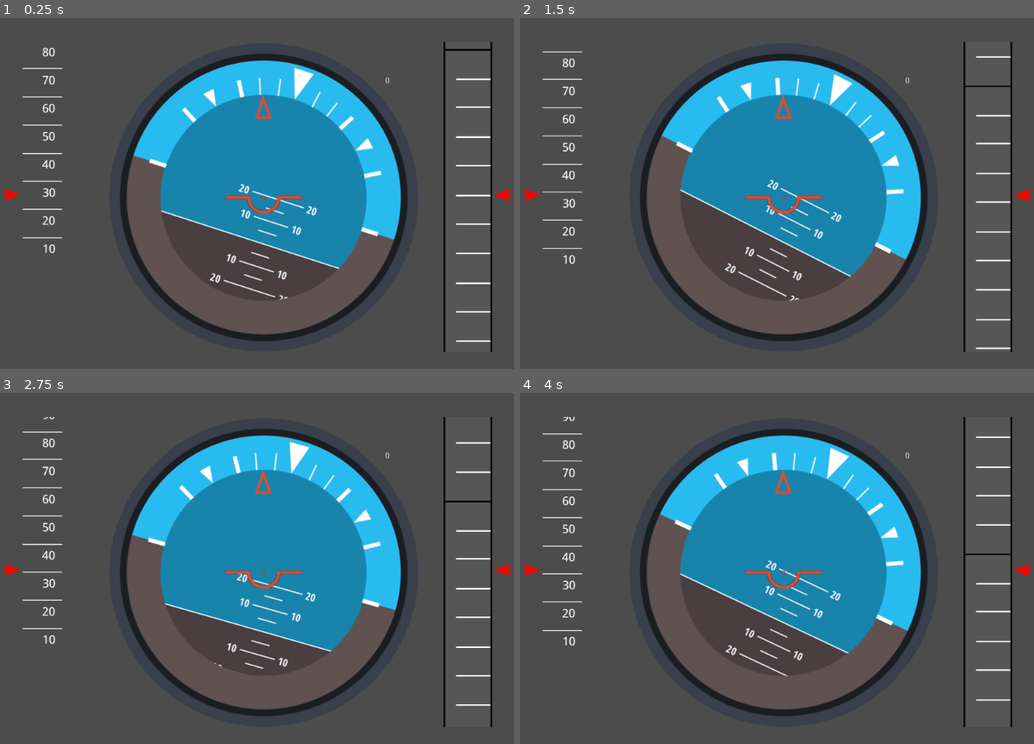
Above: before the commit, frames 1-4 (two rows, left to right).
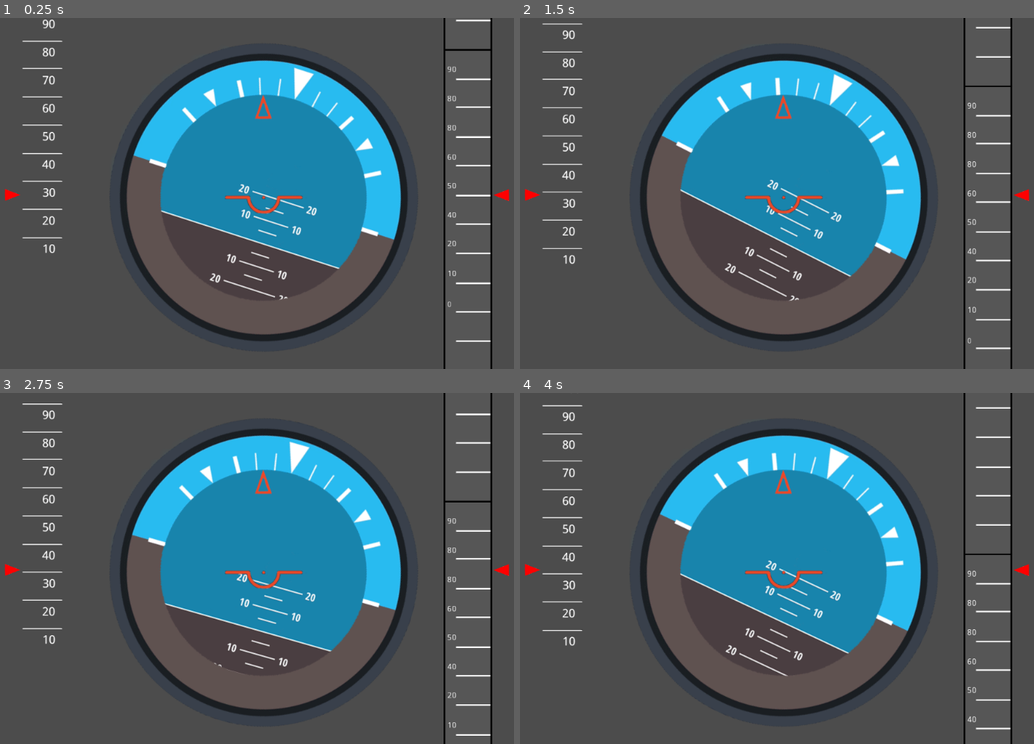
Above: after the commit, the same moments.

Repository: AeroTec-ATLAS/UAV-ART
Game: Godot game, scene res://Scenes/ArtificialHorizon.tscn
Two runs of this game, one before a commit and one after it. Both use one fixed random seed, a clock stepped at 60 frames per second and the inputs below. The project has no main scene, so this scene is started directly.
Inputs:
- Up to frame 1 (0.25 s): no input
- Up to frame 2 (1.5 s): tap Enter (ui_accept) at 0.5, 0.77 s
- Up to frame 3 (2.75 s): tap Enter (ui_accept) at 1.52 s
- Up to frame 4 (4 s): tap Enter (ui_accept) at 3.02, 3.77 s

The runs differ from the first frame. In frame 1, 0.3% of the frame differs, in the area x 4-96%, y 0-100%; in frame 2, 0.4%; in frame 3, 0.4%; in frame 4, 0.3%.

Commit message:
Development of the numbers appearing autonomously

Diff:
--- a/ground_station/Groundstation_UI/Scenes/AltText1.gd
+++ /dev/null
@@ -1,17 +0,0 @@
-extends RichTextLabel
-#var pinit
-
-func _ready():
-	pass # Replace with function body.
-
-
-#func _on_Sprite_Leitura(array2):
-	#var dialog = array2[9]
-	#set_visible_characters(4)
-	#set_bbcode(dialog)
-
-
-func _on_Altitude_AltIni(pinit):
-	var dialog = str(pinit * 10)
-	set_visible_characters(4)
-	set_bbcode(dialog)
--- a/ground_station/Groundstation_UI/Scenes/ArtificialHorizon.tscn
+++ b/ground_station/Groundstation_UI/Scenes/ArtificialHorizon.tscn
@@ -20,8 +20,22 @@
 [ext_resource path="res://Images/BarraGr.png" type="Texture" id=18]
 [ext_resource path="res://Scenes/SpawnerBarra.tscn" type="PackedScene" id=19]
 [ext_resource path="res://Scripts/BarraSpawnada.gd" type="Script" id=20]
-[ext_resource path="res://Scenes/AltText1.gd" type="Script" id=21]
-[ext_resource path="res://Scenes/InitialAlt.gd" type="Script" id=22]
+[ext_resource path="res://Scripts/AltText1.gd" type="Script" id=21]
+[ext_resource path="res://Scripts/InitialAlt.gd" type="Script" id=22]
+[ext_resource path="res://Scripts/Most1.gd" type="Script" id=23]
+[ext_resource path="res://Scripts/Most7.gd" type="Script" id=24]
+[ext_resource path="res://Scripts/Most3.gd" type="Script" id=25]
+[ext_resource path="res://Scripts/Most5.gd" type="Script" id=26]
+[ext_resource path="res://Scripts/Most6.gd" type="Script" id=27]
+[ext_resource path="res://Scripts/Most2.gd" type="Script" id=28]
+[ext_resource path="res://Scripts/Most4.gd" type="Script" id=29]
+[ext_resource path="res://Scripts/AltText2.gd" type="Script" id=30]
+[ext_resource path="res://Scripts/AltText8.gd" type="Script" id=31]
+[ext_resource path="res://Scripts/AltText7.gd" type="Script" id=32]
+[ext_resource path="res://Scripts/AltText3.gd" type="Script" id=33]
+[ext_resource path="res://Scripts/AltText5.gd" type="Script" id=34]
+[ext_resource path="res://Scripts/AltText4.gd" type="Script" id=35]
+[ext_resource path="res://Scripts/AltText6.gd" type="Script" id=36]
 
 [node name="PFD" type="Node2D"]
 position = Vector2( 510.943, 306.566 )
@@ -189,21 +203,152 @@
 script = ExtResource( 20 )
 
 [node name="Moldura" type="Sprite" parent="."]
+visible = false
 position = Vector2( 4.83554, 319.695 )
 scale = Vector2( 2.07033, 1.24194 )
 texture = ExtResource( 13 )
 
 [node name="Moldura2" type="Sprite" parent="."]
+visible = false
 position = Vector2( -4.00664, -320.872 )
 scale = Vector2( 2.07033, 1.24194 )
 texture = ExtResource( 13 )
 
-[node name="TesteMostrador" type="RichTextLabel" parent="."]
-margin_left = 207.0
-margin_top = -206.0
-margin_right = 618.0
-margin_bottom = 29.0
+[node name="Polygon2D3" type="Polygon2D" parent="."]
+position = Vector2( 1586.16, -139.6 )
+scale = Vector2( 0.921697, 0.921697 )
+script = ExtResource( 23 )
+
+[node name="TesteMostrador" type="RichTextLabel" parent="Polygon2D3"]
+margin_left = -1381.0
+margin_top = 164.0
+margin_right = -1311.0
+margin_bottom = 185.0
 script = ExtResource( 21 )
+__meta__ = {
+"_edit_use_anchors_": false,
+"_editor_description_": ""
+}
+
+[node name="Polygon2D4" type="Polygon2D" parent="."]
+script = ExtResource( 28 )
+
+[node name="TesteMostrador2" type="RichTextLabel" parent="Polygon2D4"]
+margin_left = 313.0
+margin_top = -38.0
+margin_right = 383.0
+margin_bottom = -21.0
+script = ExtResource( 30 )
+__meta__ = {
+"_edit_use_anchors_": false,
+"_editor_description_": ""
+}
+
+[node name="Polygon2D5" type="Polygon2D" parent="."]
+script = ExtResource( 25 )
+
+[node name="TesteMostrador3" type="RichTextLabel" parent="Polygon2D5"]
+margin_left = 313.0
+margin_top = -89.0
+margin_right = 383.0
+margin_bottom = -72.0
+script = ExtResource( 33 )
+__meta__ = {
+"_edit_use_anchors_": false,
+"_editor_description_": ""
+}
+
+[node name="Polygon2D6" type="Polygon2D" parent="."]
+script = ExtResource( 29 )
+
+[node name="TesteMostrador4" type="RichTextLabel" parent="Polygon2D6"]
+margin_left = 313.0
+margin_top = -138.0
+margin_right = 383.0
+margin_bottom = -121.0
+bbcode_text = "1000"
+text = "1000"
+script = ExtResource( 35 )
+__meta__ = {
+"_edit_use_anchors_": false,
+"_editor_description_": ""
+}
+
+[node name="Polygon2D7" type="Polygon2D" parent="."]
+script = ExtResource( 26 )
+
+[node name="TesteMostrador5" type="RichTextLabel" parent="Polygon2D7"]
+margin_left = 313.0
+margin_top = -188.0
+margin_right = 383.0
+margin_bottom = -172.0
+bbcode_text = "1000"
+text = "1000"
+script = ExtResource( 34 )
+__meta__ = {
+"_edit_use_anchors_": false,
+"_editor_description_": ""
+}
+
+[node name="Polygon2D8" type="Polygon2D" parent="."]
+script = ExtResource( 27 )
+
+[node name="TesteMostrador6" type="RichTextLabel" parent="Polygon2D8"]
+margin_left = 313.0
+margin_top = -237.0
+margin_right = 383.0
+margin_bottom = -220.0
+bbcode_text = "1000"
+text = "1000"
+script = ExtResource( 36 )
+__meta__ = {
+"_edit_use_anchors_": false,
+"_editor_description_": ""
+}
+
+[node name="Polygon2D9" type="Polygon2D" parent="."]
+script = ExtResource( 24 )
+
+[node name="TesteMostrador7" type="RichTextLabel" parent="Polygon2D9"]
+margin_left = 313.0
+margin_top = -287.0
+margin_right = 383.0
+margin_bottom = -268.0
+bbcode_text = "1000"
+text = "1000"
+script = ExtResource( 32 )
+__meta__ = {
+"_edit_use_anchors_": false,
+"_editor_description_": ""
+}
+
+[node name="Polygon2D10" type="Polygon2D" parent="."]
+script = ExtResource( 24 )
+
+[node name="TesteMostrador7" type="RichTextLabel" parent="Polygon2D10"]
+margin_left = 313.0
+margin_top = -337.0
+margin_right = 383.0
+margin_bottom = -318.0
+bbcode_text = "1000"
+text = "1000"
+script = ExtResource( 32 )
+__meta__ = {
+"_edit_use_anchors_": false,
+"_editor_description_": ""
+}
+
+[node name="Polygon2D11" type="Polygon2D" parent="."]
+script = ExtResource( 24 )
+
+[node name="TesteMostrador7" type="RichTextLabel" parent="Polygon2D11"]
+margin_left = 313.0
+margin_top = -387.0
+margin_right = 383.0
+margin_bottom = -368.0
+bbcode_text = "1000"
+text = "1000"
+script = ExtResource( 31 )
 __meta__ = {
 "_edit_use_anchors_": false,
 "_editor_description_": ""
@@ -219,5 +364,23 @@
 [connection signal="Leitura" from="Horizonte/Sprite" to="Altitude" method="_on_Sprite_Leitura"]
 [connection signal="Leitura" from="Horizonte/Sprite" to="Altitude/Medidor1Alt" method="_on_Sprite_Leitura"]
 [connection signal="Leitura" from="Horizonte/Sprite" to="BarraGr" method="_on_Sprite_Leitura"]
-[connection signal="Leitura" from="Horizonte/Sprite" to="TesteMostrador" method="_on_Sprite_Leitura"]
-[connection signal="AltIni" from="Altitude" to="TesteMostrador" method="_on_Altitude_AltIni"]
+[connection signal="Leitura" from="Horizonte/Sprite" to="Polygon2D3" method="_on_Sprite_Leitura"]
+[connection signal="Leitura" from="Horizonte/Sprite" to="Polygon2D4" method="_on_Sprite_Leitura"]
+[connection signal="Leitura" from="Horizonte/Sprite" to="Polygon2D5" method="_on_Sprite_Leitura"]
+[connection signal="Leitura" from="Horizonte/Sprite" to="Polygon2D5/TesteMostrador3" method="_on_Sprite_Leitura"]
+[connection signal="Leitura" from="Horizonte/Sprite" to="Polygon2D6" method="_on_Sprite_Leitura"]
+[connection signal="Leitura" from="Horizonte/Sprite" to="Polygon2D7" method="_on_Sprite_Leitura"]
+[connection signal="Leitura" from="Horizonte/Sprite" to="Polygon2D8" method="_on_Sprite_Leitura"]
+[connection signal="Leitura" from="Horizonte/Sprite" to="Polygon2D9" method="_on_Sprite_Leitura"]
+[connection signal="Leitura" from="Horizonte/Sprite" to="Polygon2D10" method="_on_Sprite_Leitura"]
+[connection signal="Leitura" from="Horizonte/Sprite" to="Polygon2D11" method="_on_Sprite_Leitura"]
+[connection signal="AltIni" from="Altitude" to="Polygon2D2/RichTextLabel" method="_on_Altitude_AltIni"]
+[connection signal="AltIni" from="Altitude" to="Polygon2D3/TesteMostrador" method="_on_Altitude_AltIni"]
+[connection signal="AltIni" from="Altitude" to="Polygon2D4/TesteMostrador2" method="_on_Altitude_AltIni"]
+[connection signal="AltIni" from="Altitude" to="Polygon2D5/TesteMostrador3" method="_on_Altitude_AltIni"]
+[connection signal="AltIni" from="Altitude" to="Polygon2D6/TesteMostrador4" method="_on_Altitude_AltIni"]
+[connection signal="AltIni" from="Altitude" to="Polygon2D7/TesteMostrador5" method="_on_Altitude_AltIni"]
+[connection signal="AltIni" from="Altitude" to="Polygon2D8/TesteMostrador6" method="_on_Altitude_AltIni"]
+[connection signal="AltIni" from="Altitude" to="Polygon2D9/TesteMostrador7" method="_on_Altitude_AltIni"]
+[connection signal="AltIni" from="Altitude" to="Polygon2D10/TesteMostrador7" method="_on_Altitude_AltIni"]
+[connection signal="AltIni" from="Altitude" to="Polygon2D11/TesteMostrador7" method="_on_Altitude_AltIni"]
--- /dev/null
+++ b/ground_station/Groundstation_UI/Scripts/AltText1.gd
@@ -0,0 +1,6 @@
+extends RichTextLabel
+
+func _on_Altitude_AltIni(pinit):
+	var dialog = str(pinit * 10)
+	set_visible_characters(4)
+	set_bbcode(dialog)
--- /dev/null
+++ b/ground_station/Groundstation_UI/Scripts/AltText2.gd
@@ -0,0 +1,6 @@
+extends RichTextLabel
+
+func _on_Altitude_AltIni(pinit):
+	var dialog = str(pinit * 10 + 10)
+	set_visible_characters(4)
+	set_bbcode(dialog)
--- /dev/null
+++ b/ground_station/Groundstation_UI/Scripts/AltText3.gd
@@ -0,0 +1,6 @@
+extends RichTextLabel
+
+func _on_Altitude_AltIni(pinit):
+	var dialog = str(pinit * 10 + 20)
+	set_visible_characters(4)
+	set_bbcode(dialog)
--- /dev/null
+++ b/ground_station/Groundstation_UI/Scripts/AltText4.gd
@@ -0,0 +1,6 @@
+extends RichTextLabel
+
+func _on_Altitude_AltIni(pinit):
+	var dialog = str(pinit * 10 + 40)
+	set_visible_characters(4)
+	set_bbcode(dialog)
--- /dev/null
+++ b/ground_station/Groundstation_UI/Scripts/AltText5.gd
@@ -0,0 +1,6 @@
+extends RichTextLabel
+
+func _on_Altitude_AltIni(pinit):
+	var dialog = str(pinit * 10 + 50)
+	set_visible_characters(4)
+	set_bbcode(dialog)
--- /dev/null
+++ b/ground_station/Groundstation_UI/Scripts/AltText6.gd
@@ -0,0 +1,6 @@
+extends RichTextLabel
+
+func _on_Altitude_AltIni(pinit):
+	var dialog = str(pinit * 10 + 60)
+	set_visible_characters(4)
+	set_bbcode(dialog)
--- /dev/null
+++ b/ground_station/Groundstation_UI/Scripts/AltText7.gd
@@ -0,0 +1,6 @@
+extends RichTextLabel
+
+func _on_Altitude_AltIni(pinit):
+	var dialog = str(pinit * 10 + 80)
+	set_visible_characters(4)
+	set_bbcode(dialog)
--- /dev/null
+++ b/ground_station/Groundstation_UI/Scripts/AltText8.gd
@@ -0,0 +1,6 @@
+extends RichTextLabel
+
+func _on_Altitude_AltIni(pinit):
+	var dialog = str(pinit * 10 + 90)
+	set_visible_characters(4)
+	set_bbcode(dialog)
--- /dev/null
+++ b/ground_station/Groundstation_UI/Scripts/Most1.gd
@@ -0,0 +1,6 @@
+extends Polygon2D
+
+
+
+func _on_Sprite_Leitura(array2):
+	position.y = 4 + (48.0/10 * float(array2[9]))
--- /dev/null
+++ b/ground_station/Groundstation_UI/Scripts/Most2.gd
@@ -0,0 +1,6 @@
+extends Polygon2D
+
+
+
+func _on_Sprite_Leitura(array2):
+	position.y = 140.0 + (48.0/10 * float(array2[9]))
--- /dev/null
+++ b/ground_station/Groundstation_UI/Scripts/Most3.gd
@@ -0,0 +1,6 @@
+extends Polygon2D
+
+
+
+func _on_Sprite_Leitura(array2):
+	position.y = 140 + (48.0/10 * float(array2[9]))
--- /dev/null
+++ b/ground_station/Groundstation_UI/Scripts/Most4.gd
@@ -0,0 +1,6 @@
+extends Polygon2D
+
+
+
+func _on_Sprite_Leitura(array2):
+	position.y = 140 + (48.0/10 * float(array2[9]))
--- /dev/null
+++ b/ground_station/Groundstation_UI/Scripts/Most5.gd
@@ -0,0 +1,6 @@
+extends Polygon2D
+
+
+
+func _on_Sprite_Leitura(array2):
+	position.y = 140 + (48.0/10 * float(array2[9]))
--- /dev/null
+++ b/ground_station/Groundstation_UI/Scripts/Most6.gd
@@ -0,0 +1,5 @@
+extends Polygon2D
+
+
+func _on_Sprite_Leitura(array2):
+	position.y = 140 + (48.0/10 * float(array2[9]))
--- /dev/null
+++ b/ground_station/Groundstation_UI/Scripts/Most7.gd
@@ -0,0 +1,4 @@
+extends Polygon2D
+
+func _on_Sprite_Leitura(array2):
+	position.y = 140 + (48.0/10 * float(array2[9]))
--- a/ground_station/Groundstation_UI/Scripts/PFD Scripts/VelText.gd
+++ b/ground_station/Groundstation_UI/Scripts/PFD Scripts/VelText.gd
@@ -9,3 +9,10 @@
 	var dialog = array2[9]
 	set_visible_characters(4)
 	set_bbcode(dialog)
+
+
+
+
+
+func _on_Altitude_AltIni():
+	pass # Replace with function body.
Not shown: 1 places in ground_station/Groundstation_UI/Scenes/ArtificialHorizon.tscn that only renumber resources
Renamed: ground_station/Groundstation_UI/Scenes/InitialAlt.gd -> ground_station/Groundstation_UI/Scripts/InitialAlt.gd
